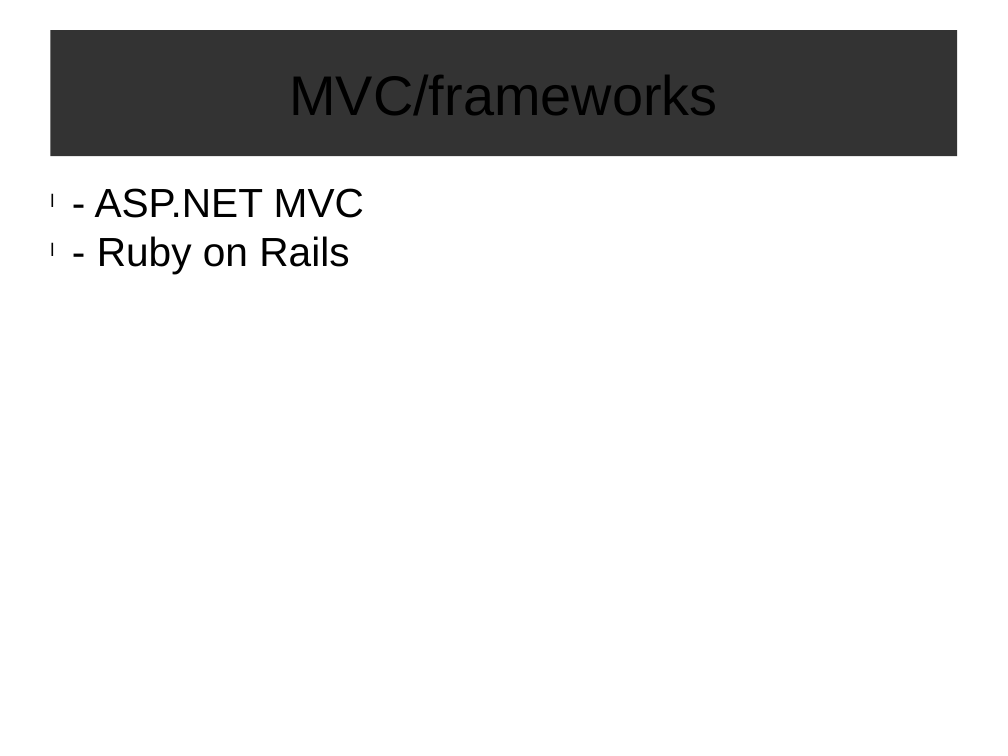
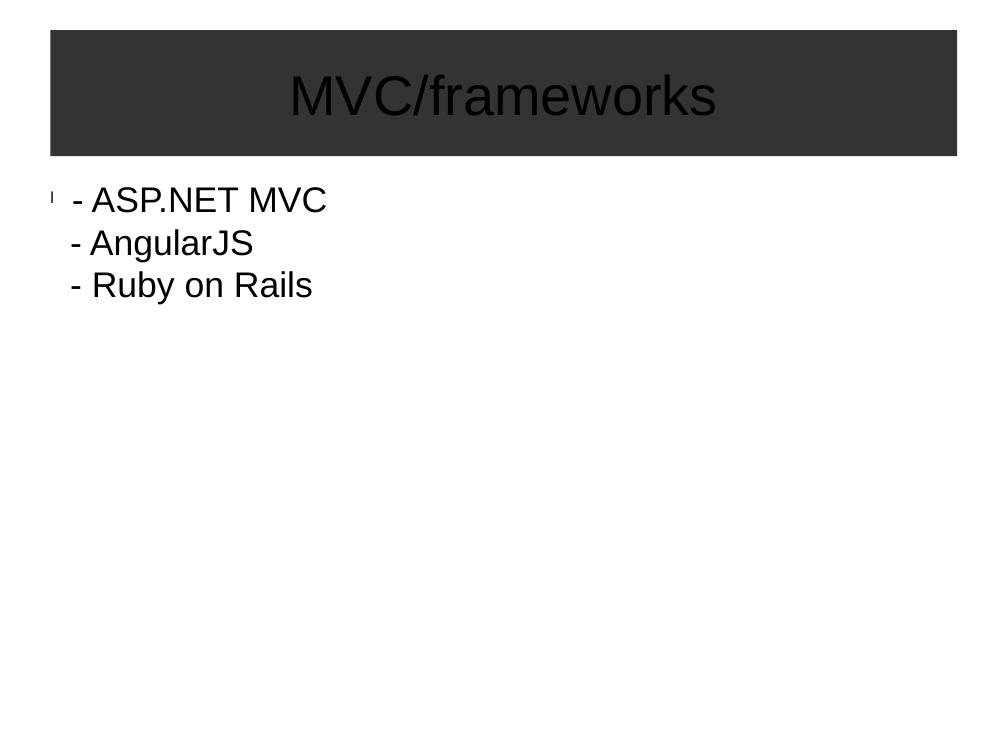
Before and after one commit to Mulodo-Ruby-Training/miniblog-quach.duc, a slide deck: slide 7 of doc/research/RESEARCH_RoR_Jquery_DUCQUACH.pptx. Drawn at 1008x756 pixels with LibreOffice and Linux fonts; fonts in the diff are those of the drawing. Boxes give left, top, right and bottom in pixels: in the first picture for what was removed or moved away, otherwise in the second. Text is boxed around its words. In the diff, an @@ line names an element or a change of style, - is before the commit and + after.

```diff
--- a/doc/research/RESEARCH_RoR_Jquery_DUCQUACH.pptx
+++ b/doc/research/RESEARCH_RoR_Jquery_DUCQUACH.pptx
@@ text at [92,187,327,305]: size 32 to 28 pt in "- ASP.NET MVC", "- Ruby on Rails"; bullet l to none @@
@@ text at [90,229,254,262]: paragraph added @@
+- AngularJS
```
Also in this commit, not shown: 1 other slide changed, 28 other files.
